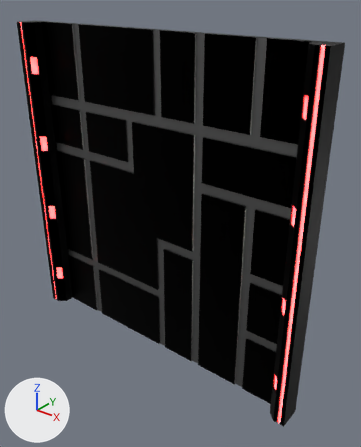
The Blender file Assets/Blender/wallsegment.blend as it was, and as the next commit left it.
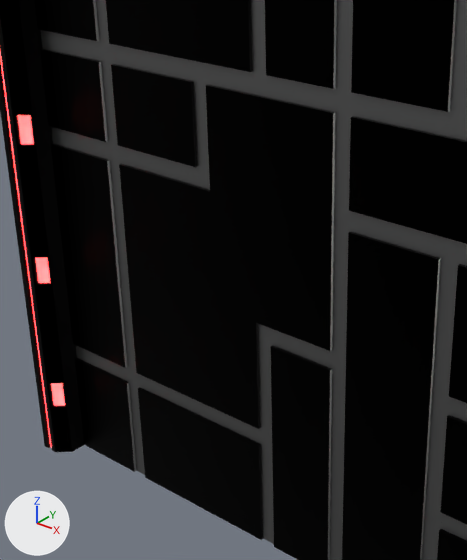
Each version is shown whole from a camera (50 mm lens) standing at (18.1, -20.5, 12.2) and looking at (1.5, 0.3, -0.6), then close up on the part from 9% to 72% of the width and 18% to 79% of the height. Every picture has the same lights, and +X, +Y and +Z are marked at lower left.
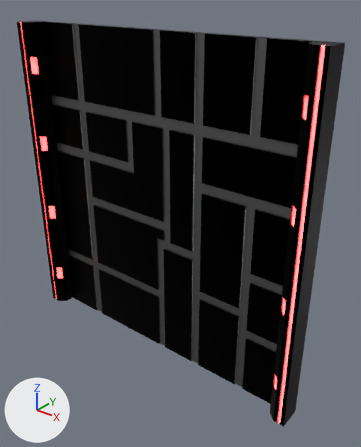
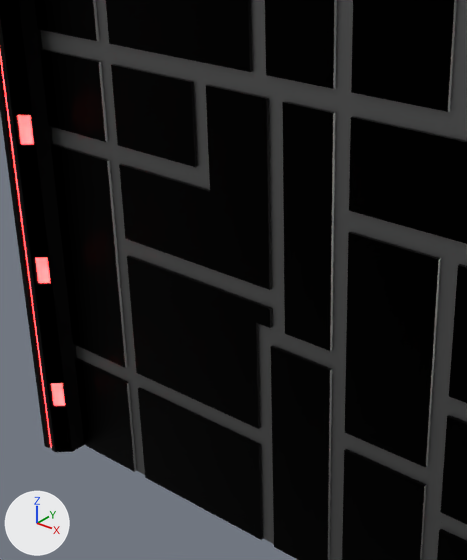
The change, as JSON lines over the scene's bpy script:
```json
{"block": "me_cube", "where": "# used by ob_cube; location = (0.0, 0.0, 0.0); scale = (10.0, 0.2, 10.0)"}
{"op": "remove", "block": "me_cube", "code": "me_cube.from_pydata(...)  # 3927 vertices, 3830 faces, 2 loose edges; spans x -1.0..1.0, y -6.0..1.0, z -1.0..1.0"}
{"op": "add", "block": "me_cube", "code": "me_cube.from_pydata(...)  # 4007 vertices, 3886 faces, 2 loose edges; spans x -1.0..1.0, y -6.0..1.0, z -1.0..1.0"}
{"block": "me_cube", "change": "me_cube part 1"}
{"block": "me_cube", "change": "44 faces are deleted"}
{"block": "me_cube", "change": "10 vertices are added at x 0.44..0.5, y -1.0, z 0.25..0.5"}
{"block": "me_cube", "change": "70 new vertices lie (0.0, 0.5, 0.0) away from vertices in x -0.56..0.61, y -1.0..-0.5, z -0.5..0.5"}
{"block": "me_cube", "change": "71 new faces join them, mat_material (black #000000)"}
{"block": "me_cube", "change": "29 new faces join them, mat_material_003 (grey #7c7c7c)"}
```

Changed parts and their boxes [x1, y1, x2, y2] in the close-ups (467 x 560 px):
```json
{"part": 1, "of": "me_cube", "change": "built on", "before": [125, 98, 428, 486], "after": [127, 98, 428, 486]}
```
